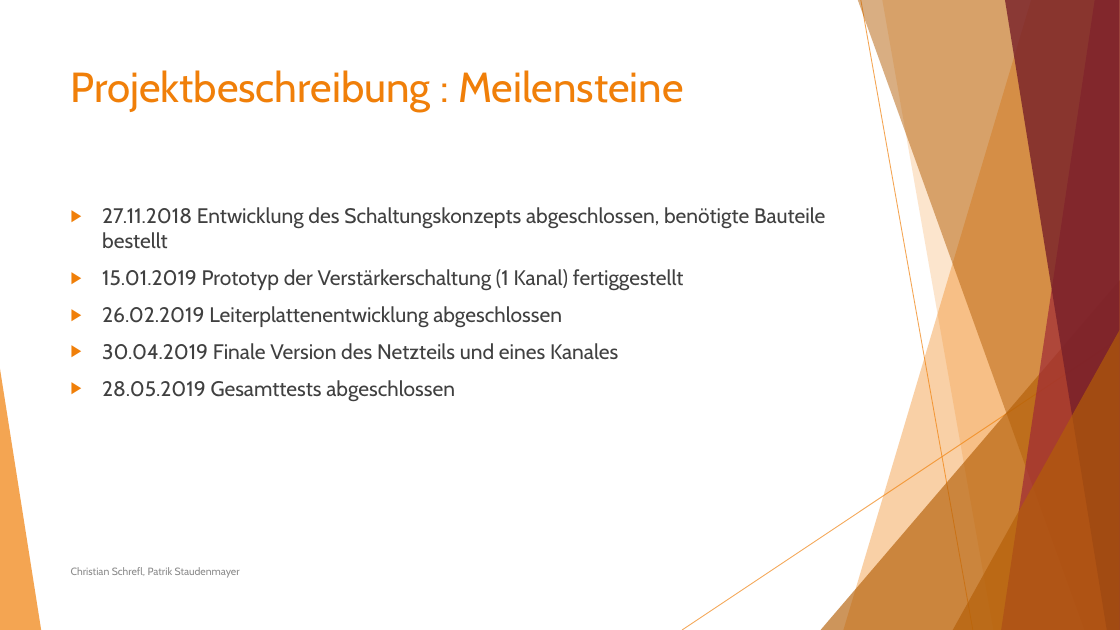
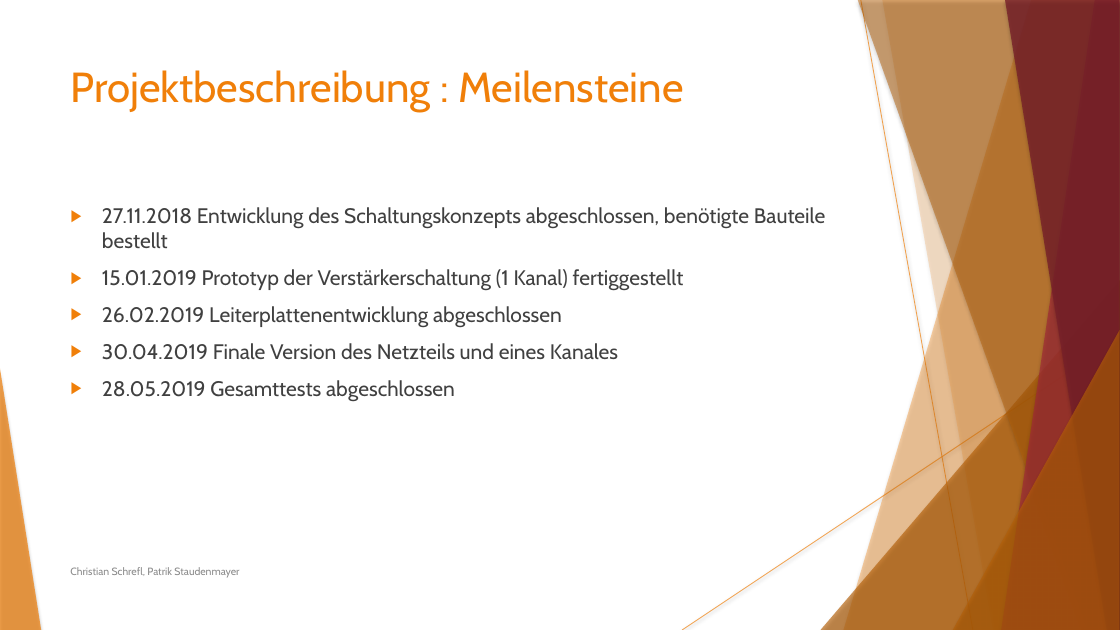
Before and after one commit to Staudi14/tube-amplifier, a slide deck: slide 5 of Präsentation/Staudenmayer_Schrefl_ProjektRöhrenverstärker.pptx. Drawn at 1120x630 pixels with LibreOffice and Linux fonts; fonts in the diff are those of the drawing. Boxes give left, top, right and bottom in pixels: in the first picture for what was removed or moved away, otherwise in the second. Text is boxed around its words. In the diff, an @@ line names an element or a change of style, - is before the commit and + after.

```diff
--- a/Präsentation/Staudenmayer_Schrefl_ProjektRöhrenverstärker.pptx
+++ b/Präsentation/Staudenmayer_Schrefl_ProjektRöhrenverstärker.pptx
@@ line (861, 0) - (973, 630): stroke #F07F09 0.75 pt to #F07F09 0.74 pt @@
@@ freeform shape at (x1=882, y1=0, x2=1120, y2=630): shadow on; outline redrawn @@
@@ text "27.11.2018 Entwicklung des Schaltungskonzepts abgeschlossen, ..." at (x1=102, y1=207, x2=825, y2=401): indent changed @@
@@ line (1120, 339) - (682, 630): stroke #F07F09 0.75 pt to #F07F09 0.74 pt @@
@@ shadow on in 7 elements at (x1=844, y1=0, x2=1120, y2=630), (x1=821, y1=280, x2=1120, y2=630), (x1=858, y1=0, x2=1120, y2=630), (x1=1002, y1=0, x2=1120, y2=630), (x1=1005, y1=0, x2=1120, y2=630), (x1=953, y1=330, x2=1120, y2=630), (x1=0, y1=369, x2=41, y2=630) @@
@@ text "Christian Schrefl, Patrik Staudenmayer" at (x1=70, y1=567, x2=239, y2=578): text colour #8C8C8C to #8B8B8B @@
```
Also in this commit, not shown: 17 other slides changed, 2 slides added.
